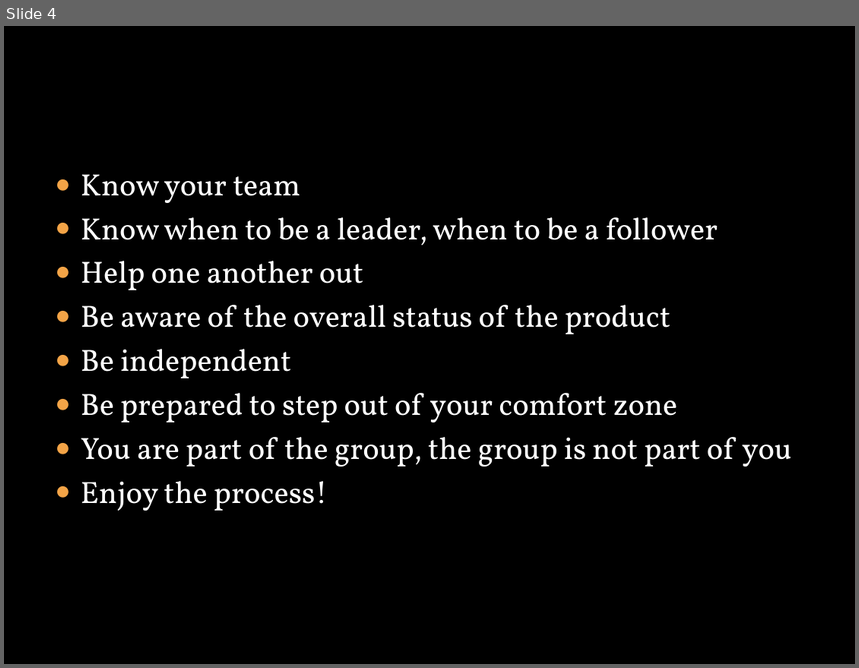
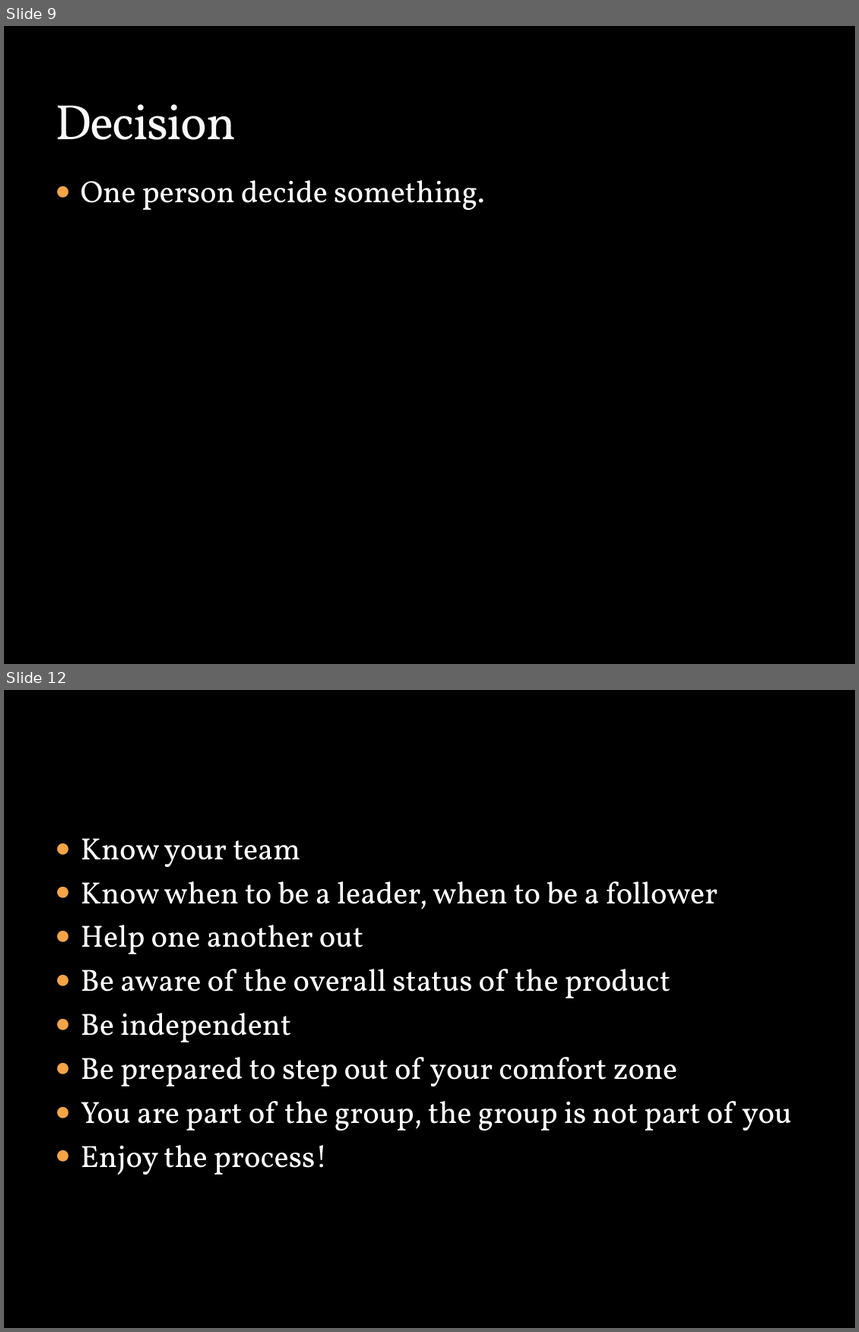
Before and after one commit to liyistc/cleansync, a slide deck: Lightning talk.pptx. Shown one above the other, each under a label of ours: slide 4 before the commit, slides 9 and 12 after it; the slides between them are not shown. The pictures are 859x668 and 859x1332 pixels, drawn with LibreOffice and Linux fonts; fonts in the diff are those of the drawing; background and template pictures are left out. Boxes give left, top, right and bottom in pixels: in the first picture for what was removed or moved away, otherwise in the second. Text is boxed around its words. In the diff, an @@ line names an element or a change of style, - is before the commit and + after.

```diff
--- a/Lightning talk.pptx
+++ b/Lightning talk.pptx
@@ slide 9 added at (4, 26, 855, 664), background picture (left out) @@
@@ title added at (55, 104, 236, 140), 42 pt, text #F9F9F9 @@
+Decision
@@ text added at (81, 180, 485, 210), 26 pt, text #FFFFFF @@
+● One person decide something.
@@ what was slide 4 is now slide 12 @@
```
Also in this commit, not shown: 8 other slides added, 1 slide removed.
